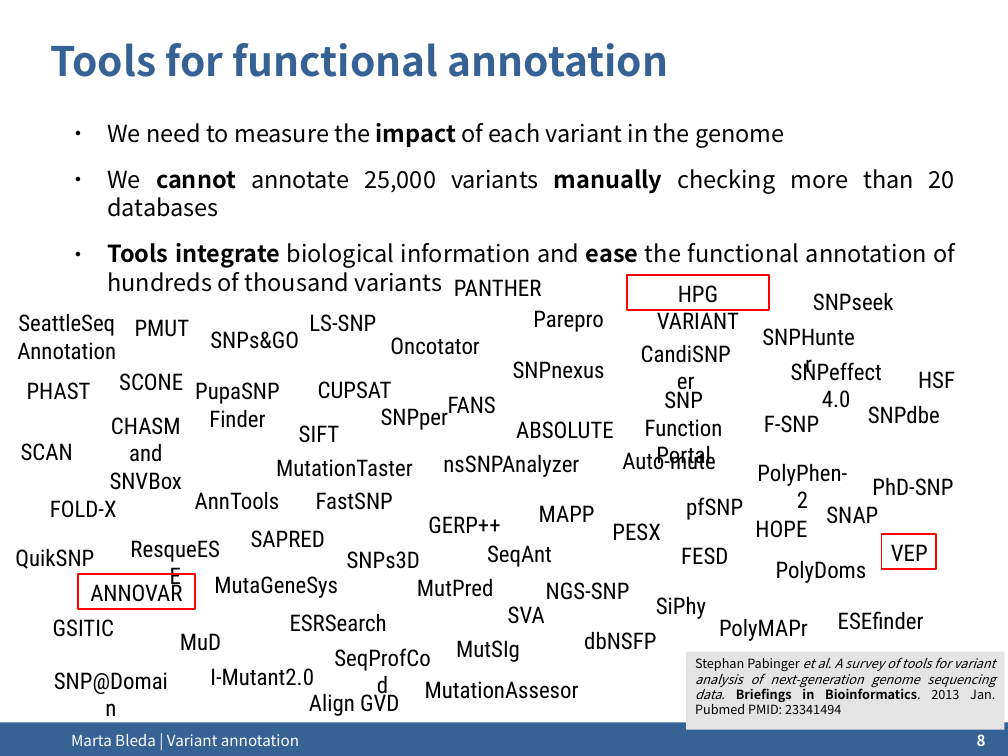
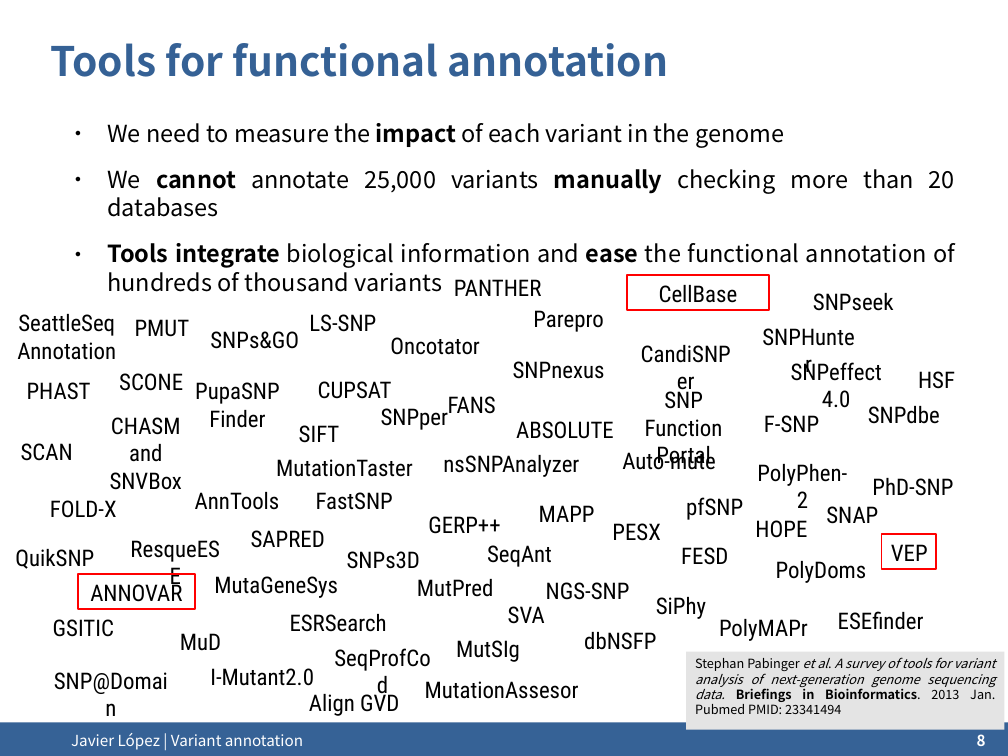
Before and after one commit to ngs-course/ngs-course.github.io, a slide deck: slide 8 of Course_Materials/variant_annotation/presentation/2015-Cambridge_variant_annotation.odp. Drawn at 1008x756 pixels with LibreOffice and Linux fonts; fonts in the diff are those of the drawing; background and template pictures are left out. Boxes give left, top, right and bottom in pixels: in the first picture for what was removed or moved away, otherwise in the second. Text is boxed around its words. In the diff, an @@ line names an element or a change of style, - is before the commit and + after.

Commit message:
few updates carried out in variant_annotation and visualization presentations

```diff
--- a/Course_Materials/variant_annotation/presentation/2015-Cambridge_variant_annotation.odp
+++ b/Course_Materials/variant_annotation/presentation/2015-Cambridge_variant_annotation.odp
@@ text removed at box(657, 285, 739, 329) @@
-HPG VARIANT
@@ text added at box(659, 285, 738, 303), 18 pt, text #000000 @@
+CellBase
@@ text at box(71, 733, 303, 750): text changed @@
-Marta Bleda | Variant annotation
+Javier López | Variant annotation
```
Also in this commit, not shown: 19 other slides changed, 1 slide added, 4 slides removed, 5 other files.
